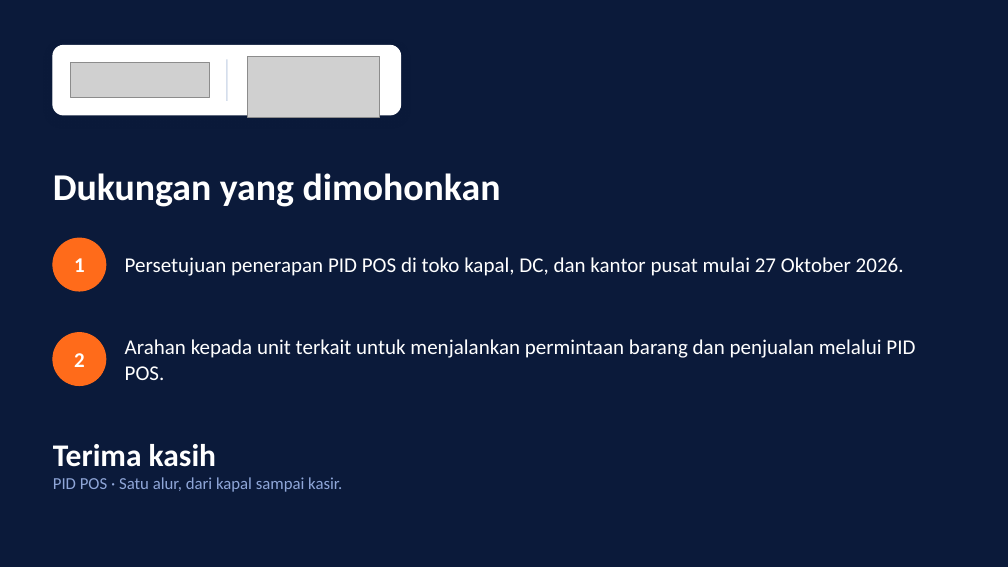
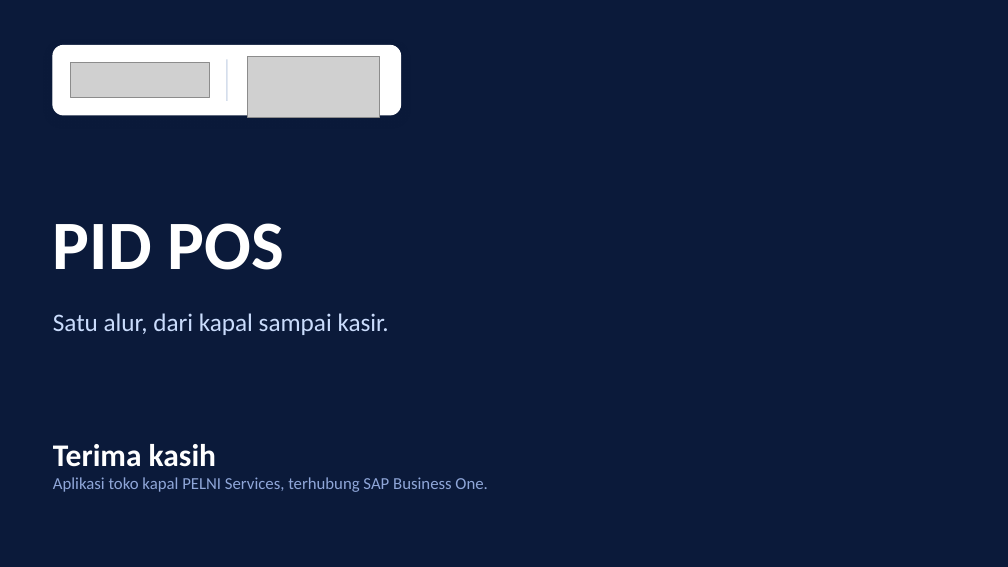
Before and after one commit to alfiandarmawan35/claude, a slide deck: slide 8 of docs/PID_POS_Paparan_Direksi_v2.pptx. Drawn at 1008x567 pixels with LibreOffice and Linux fonts; fonts in the diff are those of the drawing; grey boxes stand for pictures. Boxes give left, top, right and bottom in pixels: in the first picture for what was removed or moved away, otherwise in the second. Text is boxed around its words. In the diff, an @@ line names an element or a change of style, - is before the commit and + after.

```diff
--- a/docs/PID_POS_Paparan_Direksi_v2.pptx
+++ b/docs/PID_POS_Paparan_Direksi_v2.pptx
@@ text removed at box(53, 173, 501, 207) @@
-Dukungan yang dimohonkan
@@ ellipse removed at box(53, 238, 106, 291) @@
@@ title added at box(53, 223, 284, 270), 66 pt, text #FFFFFF, bold @@
+PID POS
@@ text removed at box(74, 258, 85, 272) @@
-1
@@ text removed at box(125, 257, 904, 276) @@
-Persetujuan penerapan PID POS di toko kapal, DC, dan kantor pusat mulai 27 Oktober 2026.
@@ text "Satu alur, dari kapal sampai ..." at box(53, 313, 389, 335): vertical alignment top to middle @@
@@ text at box(53, 313, 389, 335): text changed; size 16 to 24 pt; text colour #8FA6D8 to #CADCFC @@
-Terima kasih
-PID POS · Satu alur, dari kapal sampai kasir.
+Satu alur, dari kapal sampai kasir.
@@ ellipse removed at box(53, 333, 106, 386) @@
@@ text removed at box(74, 353, 85, 367) @@
-2
@@ text removed at box(125, 339, 915, 380) @@
-Arahan kepada unit terkait untuk menjalankan permintaan barang dan penjualan melalui PID POS.
@@ text added at box(53, 444, 487, 492), 16 pt, text #8FA6D8 @@
+Terima kasih
+Aplikasi toko kapal PELNI Services, terhubung SAP Business One.
```
Also in this commit, not shown: 1 other slide changed, 2 slides added, 2 slides removed, 1 other file.
